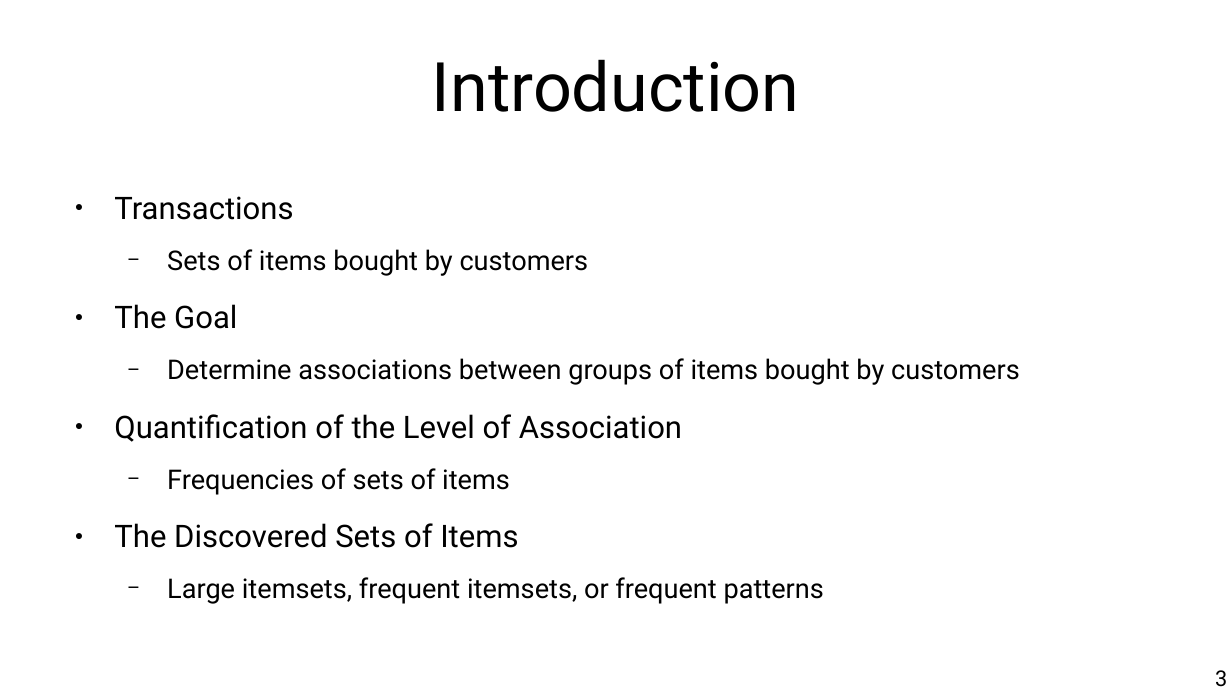
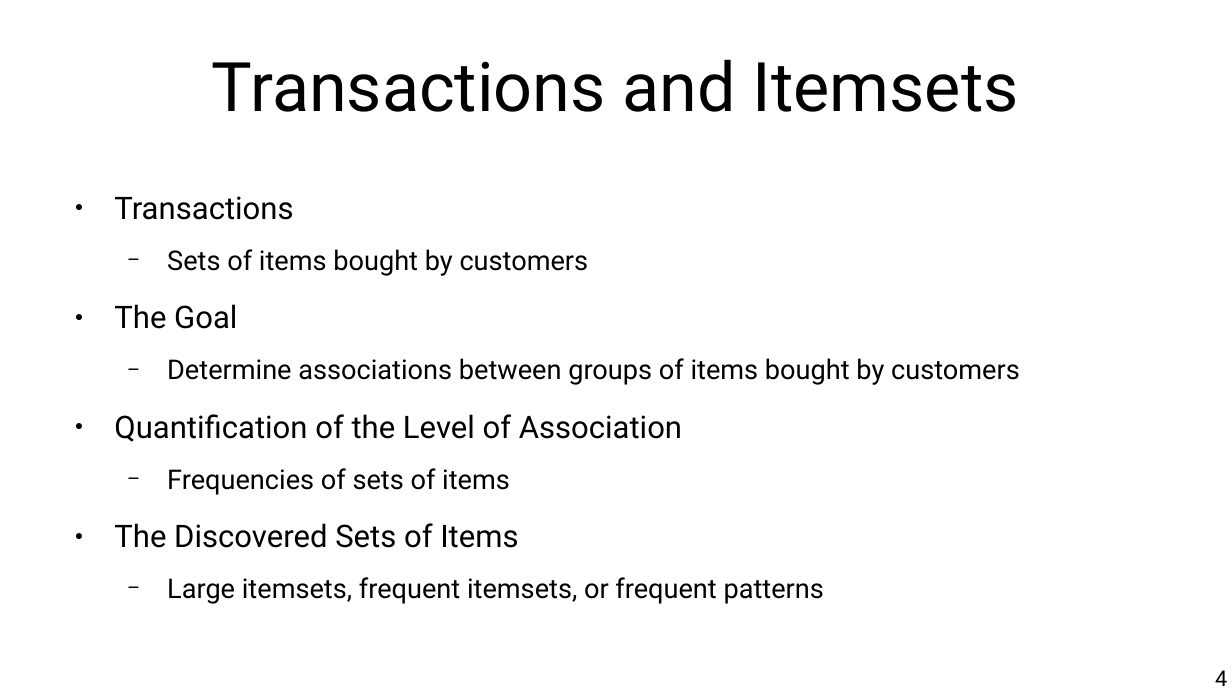
Before and after one commit to chatox/data-mining-course, a slide deck: slide 4 of theory/tt05_itemsets.odp (slide 3 before the commit). Drawn at 1232x693 pixels with LibreOffice and Linux fonts; fonts in the diff are those of the drawing. Boxes give left, top, right and bottom in pixels: in the first picture for what was removed or moved away, otherwise in the second. Text is boxed around its words. In the diff, an @@ line names an element or a change of style, - is before the commit and + after.

```diff
--- a/theory/tt05_itemsets.odp
+++ b/theory/tt05_itemsets.odp
@@ title at (212,59,1019,112): text changed @@
-Introduction
+Transactions and Itemsets
@@ page number at (1215,670,1227,686): text changed @@
-3
+4
```
Also in this commit, not shown: 11 other slides changed, 1 slide added, 1 other file.
